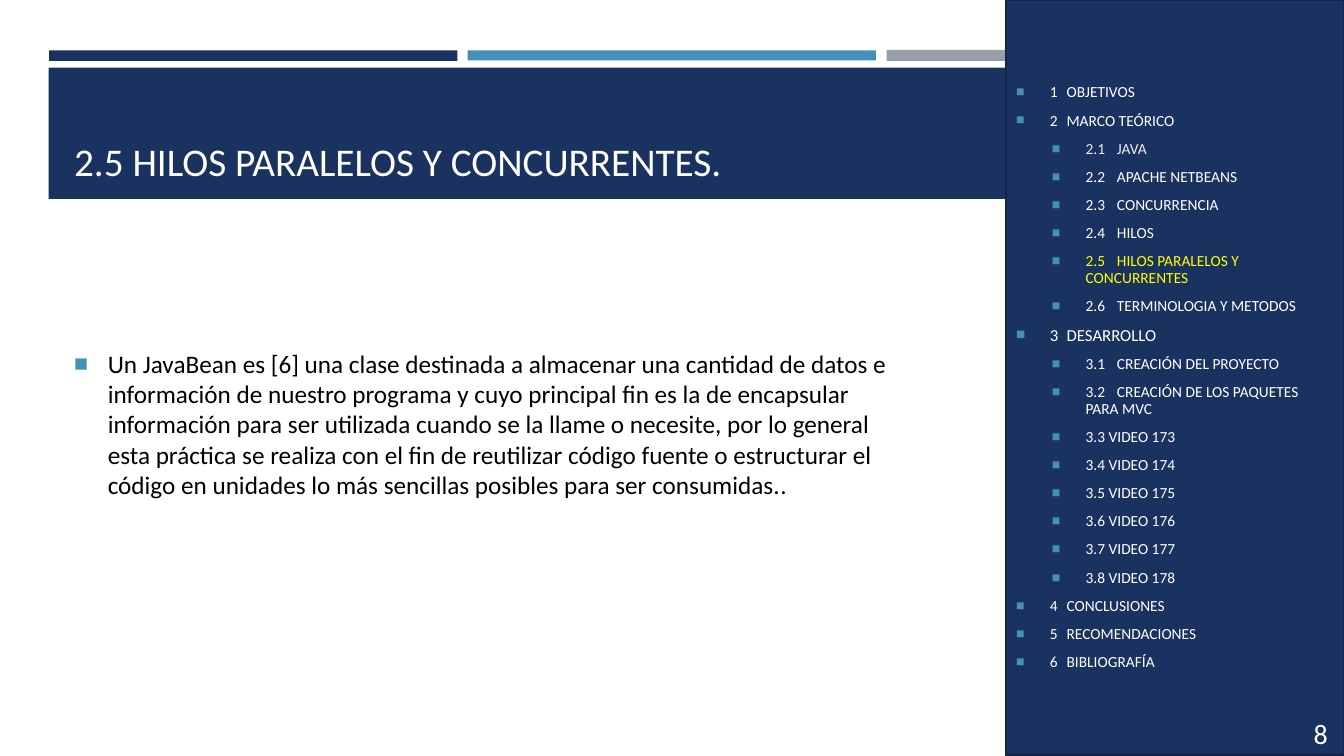
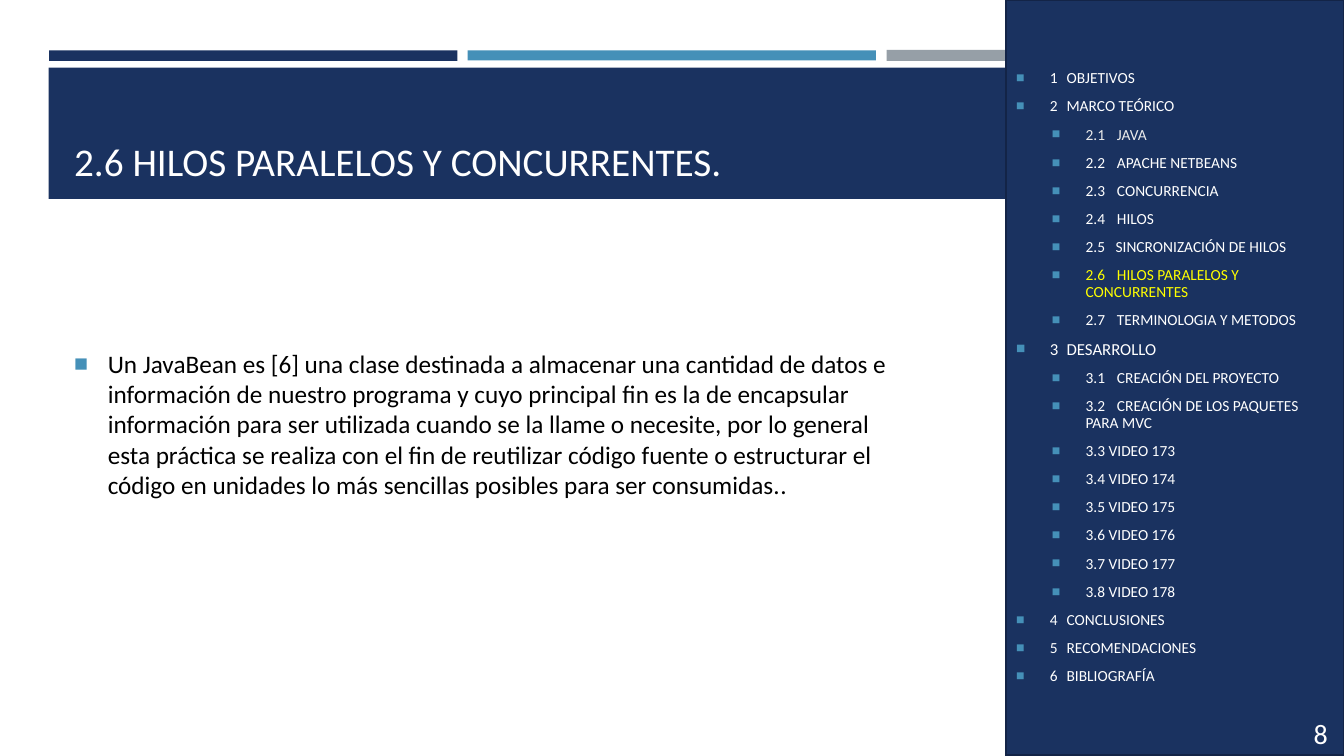
Before and after one commit to andrespallango/Aplicaciones_Distribuidas_Java_DotNET, a slide deck: slide 9 of HilosJava_Grupo2/DOCUMENTACION/HilosJava_173_174_175_176_177_178_Grupo2.pptx (slide 8 before the commit). Drawn at 1344x756 pixels with LibreOffice and Linux fonts; fonts in the diff are those of the drawing. Boxes give left, top, right and bottom in pixels: in the first picture for what was removed or moved away, otherwise in the second. Text is boxed around its words. In the diff, an @@ line names an element or a change of style, - is before the commit and + after.

Commit message:
hilos java

```diff
--- a/HilosJava_Grupo2/DOCUMENTACION/HilosJava_173_174_175_176_177_178_Grupo2.pptx
+++ b/HilosJava_Grupo2/DOCUMENTACION/HilosJava_173_174_175_176_177_178_Grupo2.pptx
@@ title at (74,149,721,177): text changed @@
-2.5 HILOS PARALELOS Y CONCURRENTES.
+2.6 HILOS PARALELOS Y CONCURRENTES.
@@ text in rectangle at (1086,239,1296,325): text changed; text colour #FFFF00 to #FFFFFF @@
-  ■ 2.5 HILOS PARALELOS Y CONCURRENTES
-  ■ 2.6 TERMINOLOGIA Y METODOS
+  ■ 2.5 SINCRONIZACIÓN DE HILOS
+  ■ 2.6 HILOS PARALELOS Y CONCURRENTES
+  ■ 2.7 TERMINOLOGIA Y METODOS
```
Also in this commit, not shown: 32 other slides changed, 1 slide added, 33 other files.
